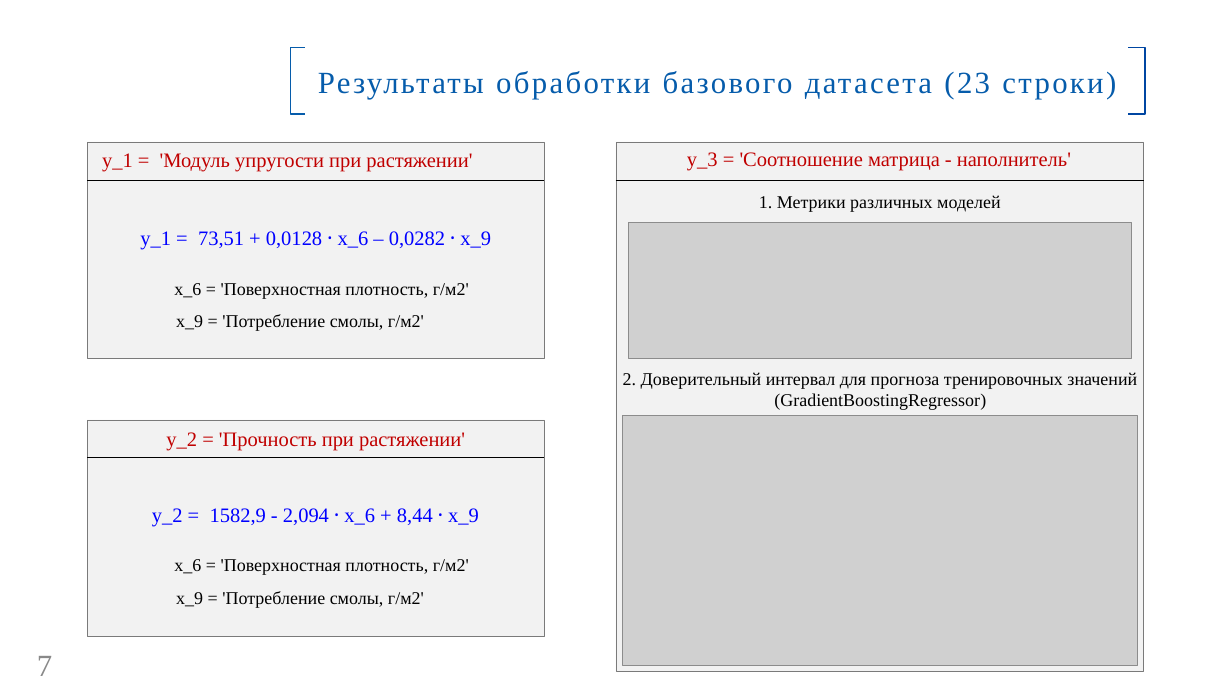
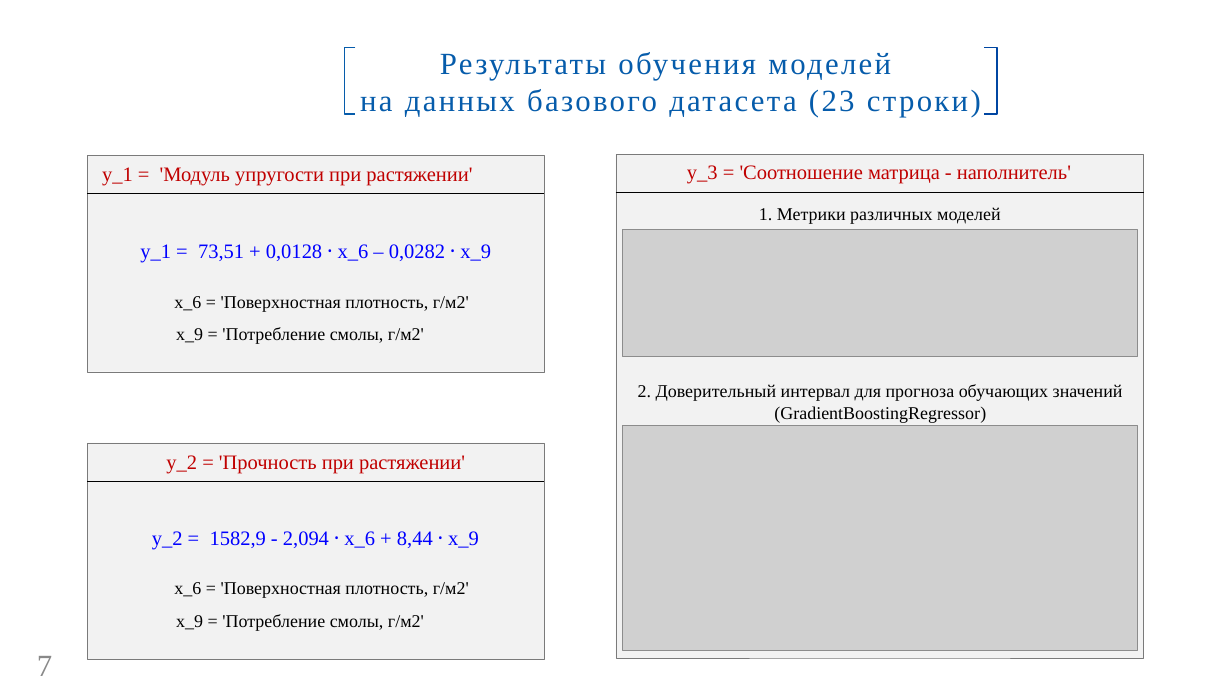
Before and after one commit to GorshkovAndrey/BMSTU, a slide deck: slide 7 of Для защиты ВКР/Презентация ВКР. Горшков А. В..pptx. Drawn at 1232x693 pixels with LibreOffice and Linux fonts; fonts in the diff are those of the drawing; grey boxes stand for pictures; background and template pictures are left out. Boxes give left, top, right and bottom in pixels: in the first picture for what was removed or moved away, otherwise in the second. Text is boxed around its words. In the diff, an @@ line names an element or a change of style, - is before the commit and + after.

```diff
--- a/Для защиты ВКР/Презентация ВКР. Горшков А. В..pptx
+++ b/Для защиты ВКР/Презентация ВКР. Горшков А. В..pptx
@@ freeform shape moved from (x1=290, y1=47, x2=304, y2=114) to (x1=345, y1=47, x2=356, y2=114) @@
@@ rectangle "Результаты обучения моделей" resized from (x1=290, y1=47, x2=1145, y2=114) to (x1=345, y1=47, x2=997, y2=114) @@
@@ text in rectangle at (x1=360, y1=52, x2=981, y2=117): text changed @@
-Результаты обработки базового датасета (23 строки)
+Результаты обучения моделей
+на данных базового датасета (23 строки)
@@ freeform shape resized from (x1=1128, y1=47, x2=1145, y2=114) to (x1=984, y1=47, x2=997, y2=114) @@
@@ rectangle resized from (x1=616, y1=141, x2=1144, y2=671) to (x1=616, y1=154, x2=1144, y2=658) @@
@@ 5 texts, 2 lines, 1 rectangle moved together from (x1=87, y1=141, x2=1144, y2=358) to (x1=87, y1=155, x2=1144, y2=372) @@
@@ text "1. Метрики различных моделей" moved from (x1=759, y1=195, x2=1001, y2=212) to (x1=759, y1=207, x2=1001, y2=224) @@
@@ picture resized from (x1=629, y1=223, x2=1133, y2=359) to (x1=623, y1=230, x2=1138, y2=357) @@
@@ text at (x1=638, y1=384, x2=1123, y2=423): text changed @@
-2. Доверительный интервал для прогноза тренировочных значений (GradientBoostingRegressor)
+2. Доверительный интервал для прогноза обучающих значений (GradientBoostingRegressor)
@@ picture resized from (x1=623, y1=416, x2=1138, y2=666) to (x1=623, y1=426, x2=1138, y2=651) @@
@@ 4 texts, 1 rectangle, 1 line moved together from (x1=87, y1=420, x2=544, y2=636) to (x1=87, y1=443, x2=544, y2=659) @@
```
Also in this commit, not shown: 4 other slides changed, 2 other files.
